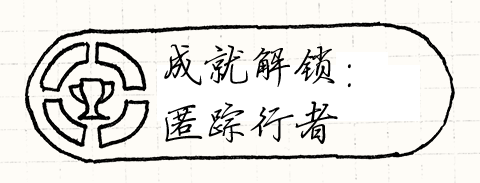
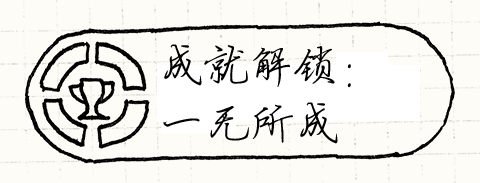
Revision of a layered w=480, h=183 image; what changed, layer by layer:
renamed "匿踪行者" to "一无所成", painted on it over [163, 101, 338, 144]
